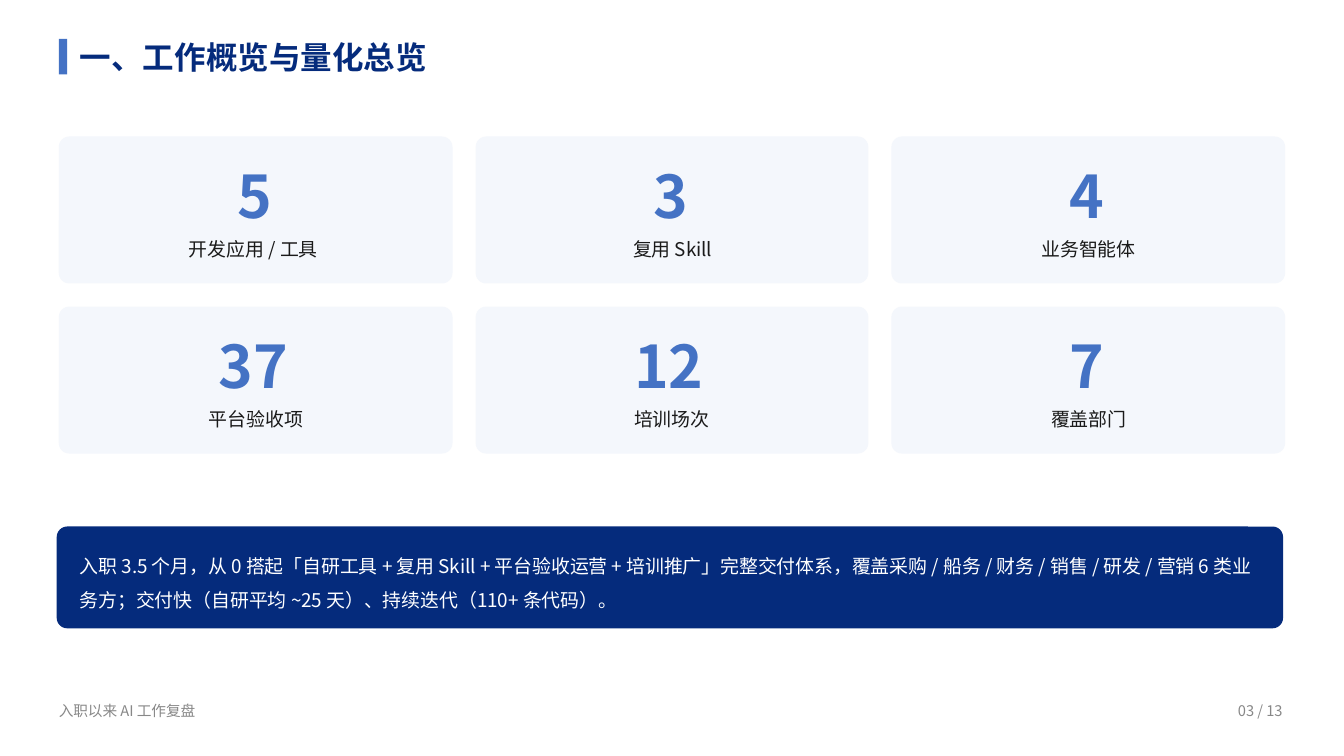
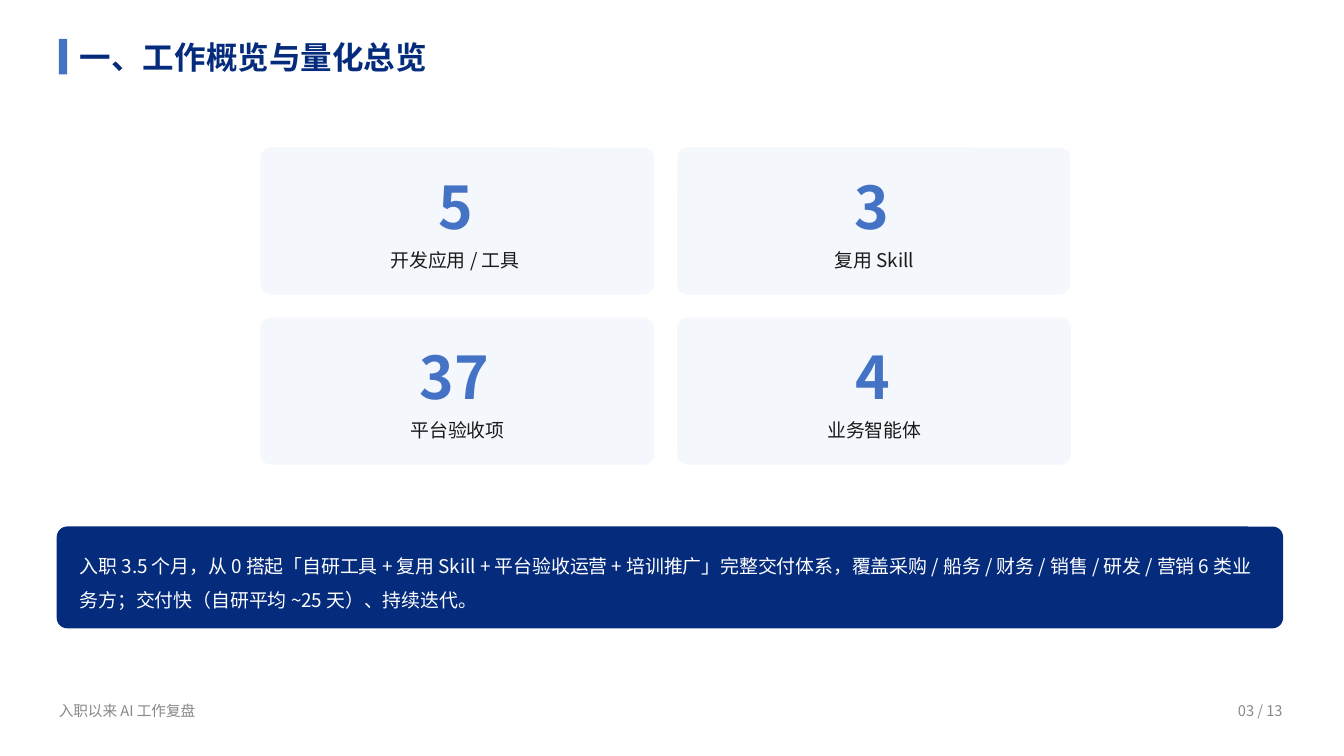
Before and after one commit to liellaaaaa/lw, a slide deck: slide 3 of PPT/入职以来AI工作复盘/入职以来AI工作复盘.pptx. Drawn at 1344x756 pixels with LibreOffice and Linux fonts; fonts in the diff are those of the drawing. Boxes give left, top, right and bottom in pixels: in the first picture for what was removed or moved away, otherwise in the second. Text is boxed around its words. In the diff, an @@ line names an element or a change of style, - is before the commit and + after.

```diff
--- a/PPT/入职以来AI工作复盘/入职以来AI工作复盘.pptx
+++ b/PPT/入职以来AI工作复盘/入职以来AI工作复盘.pptx
@@ 6 texts, 3 rounded rectangles: place and size @@
-6 texts, 3 rounded rectangles at bbox=[58, 136, 869, 454]
+6 texts, 3 rounded rectangles at bbox=[260, 147, 1071, 465]
@@ rounded rectangle removed at bbox=[476, 307, 869, 454] @@
@@ 2 texts, 1 rounded rectangle: place and size @@
-2 texts, 1 rounded rectangle at bbox=[891, 136, 1286, 283]
+2 texts, 1 rounded rectangle at bbox=[678, 318, 1072, 465]
@@ rounded rectangle removed at bbox=[891, 307, 1286, 454] @@
@@ text removed at bbox=[634, 343, 703, 388] @@
-12
@@ text removed at bbox=[1070, 344, 1105, 388] @@
-7
@@ text removed at bbox=[634, 410, 709, 428] @@
-培训场次
@@ text removed at bbox=[1051, 410, 1126, 428] @@
-覆盖部门
@@ text at bbox=[80, 557, 1252, 610]: text changed @@
-入职 3.5 个月，从 0 搭起「自研工具 + 复用 Skill + 平台验收运营 + 培训推广」完整交付体系，覆盖采购 / 船务 / 财务 / 销售 / 研发 / 营销 6 类业务方；交付快（自研平均 ~25 天）、持续迭代（110+ 条代码）。
+入职 3.5 个月，从 0 搭起「自研工具 + 复用 Skill + 平台验收运营 + 培训推广」完整交付体系，覆盖采购 / 船务 / 财务 / 销售 / 研发 / 营销 6 类业务方；交付快（自研平均 ~25 天）、持续迭代。
```
Also in this commit, not shown: 1 other slide changed, 3 slides removed.
